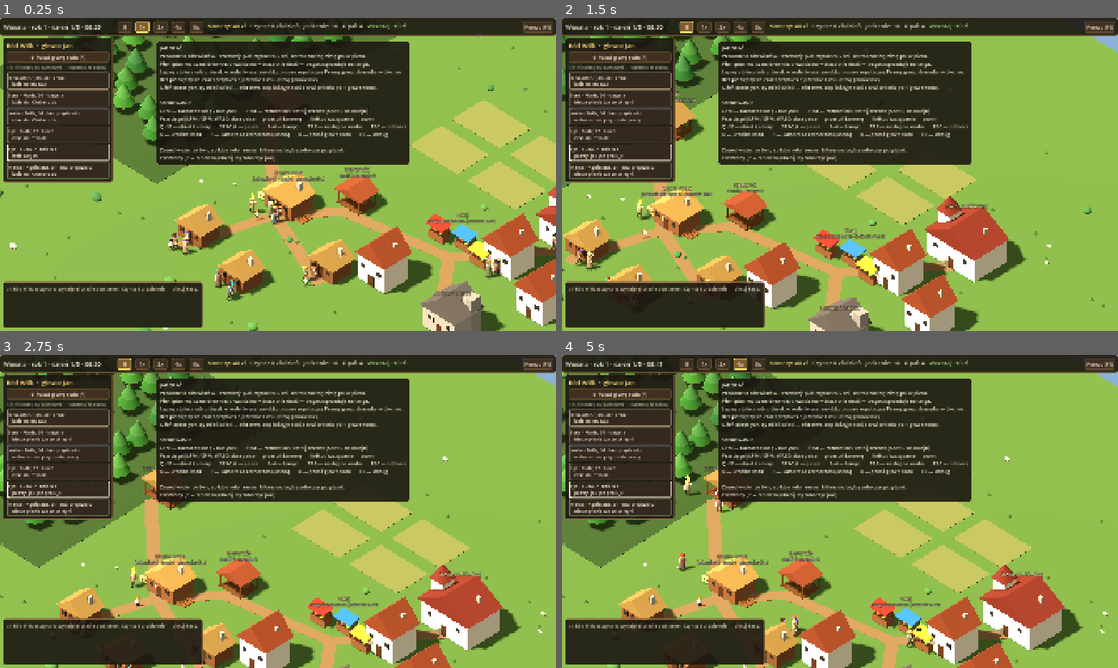
Above: before the commit, frames 1-4 (two rows, left to right).
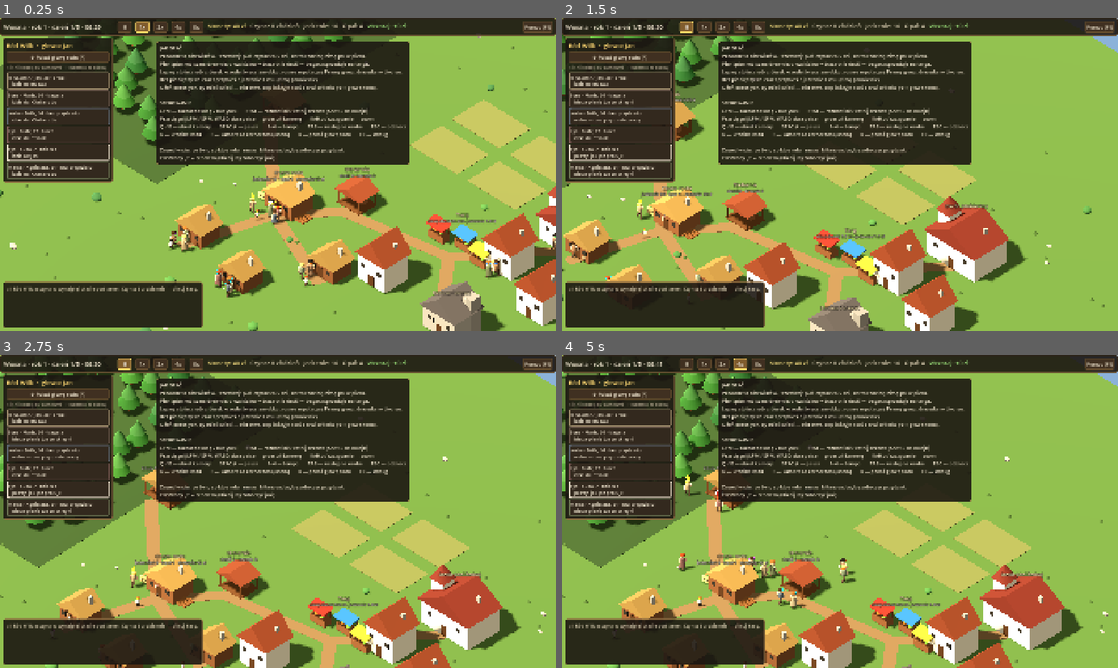
Above: after the commit, the same moments.

Repository: dwdzdc/dynastia
Game: Godot game, scene res://game/main.tscn
Two runs of this game, one before a commit and one after it. Both use one fixed random seed, a clock stepped at 60 frames per second and the inputs below.
Inputs (mouse positions are in pixels of both pictures, inside the frame that each line leads up to):
- Up to frame 1 (0.25 s): no input
- Up to frame 2 (1.5 s): tap Enter at 0.5 s; move the mouse to (962, 158) at 0.52 s; hold D 0.53-1.25 s; tap 1 at 0.6 s; click (962, 158) at 0.67 s; tap Space at 0.77 s; drag from (728, 190) to (812, 237) at 1.27 s
- Up to frame 3 (2.75 s): click "II" at 2 s
- Up to frame 4 (5 s): click "1x" at 2.75 s; click "2x" at 3.5 s; click "4x" at 4.25 s

The runs differ from the first frame. In frame 1, 0.6% of the frame differs, in the area x 30-58%, y 66-91%; in frame 2, 0.2%; in frame 3, less than 0.1%; in frame 4, 0.6%.

Commit message:
L2: robota polowa krokowa - orka/siew/zniwa na konkretnej dzialce, snopy noszone do spichrza dworu; koniec dniowki w srodku dworu
Co-Authored-By: Claude Opus 5.5 <noreply@anthropic.com>

Diff:
--- a/data/balance.json
+++ b/data/balance.json
@@ -430,12 +430,6 @@
   },
   "estate": {
     "building": "manor",
-    "food_per_labor_day": {
-      "spring": 5.0,
-      "summer": 7.0,
-      "autumn": 9.0,
-      "winter": 1.5
-    },
     "reserve_food": 30,
     "sell_to_merchant_per_day": 40
   }
--- a/game/agent_view.gd
+++ b/game/agent_view.gd
@@ -199,6 +199,30 @@
 			arm_l = -0.4
 			arm_r = -0.9 + sin(_t * 3.0) * 0.4
 			crouch = 0.12
+		"labor":
+			match agent.labor_task:
+				"plow":
+					# Pchanie radła: pochylony, ręce przed sobą, wolny krok.
+					lean = 0.45
+					arm_l = -1.3
+					arm_r = -1.3
+					leg = sin(_t * 3.0) * 0.4
+				"sow":
+					# Siew z garści: zamach ręką na bok.
+					arm_r = -1.2 + sin(_t * 4.0) * 0.9
+					arm_l = -0.6
+					leg = sin(_t * 2.0) * 0.25
+				"harvest":
+					# Kosa: zamach oburącz nisko nad ziemią.
+					_tool.visible = true
+					var k := sin(_t * 3.2)
+					arm_l = -0.9 + k * 0.6
+					arm_r = -0.9 + k * 0.6
+					lean = 0.35
+				_:
+					lean = 0.4
+					arm_l = -0.9 + sin(_t * 4.0) * 0.4
+					arm_r = -0.9 - sin(_t * 4.0) * 0.4
 		"play":
 			bob = absf(sin(_t * 6.0)) * 0.35
 			arm_l = -2.6
--- a/sim/agent.gd
+++ b/sim/agent.gd
@@ -29,6 +29,8 @@
 var carrying: String = ""
 var carrying_qty: int = 0
 var carrying_qualities: Array = []
+var carry_to: String = ""           # cudzy towar (np. snopy dworu): budynek, do którego trzeba go zanieść
+var labor_task: String = ""         # przy pracy w polu: plow | sow | harvest (do animacji)
 
 var steps: Array = []
 var plan_kind: String = ""          # eat | sleep | work | chore | rest | child | sick | manual
@@ -89,6 +91,7 @@
 	carrying = ""
 	carrying_qty = 0
 	carrying_qualities = []
+	carry_to = ""
 
 
 func current_step() -> Dictionary:
--- a/sim/ai.gd
+++ b/sim/ai.gd
@@ -37,9 +37,10 @@
 		var home: SimBuilding = w.buildings.get(h.home_id)
 		var hungry := home != null and home.amount("food") < int(cfg["forage_when_food_below"]) \
 			and h.cash < float(cfg["forage_when_cash_below"])
-		# Dwór bez pieniędzy nie zatrudnia: wtedy las zamiast dniówki.
+		# Dwór bez pieniędzy albo bez roboty w polu nie zatrudnia: wtedy las zamiast dniówki.
 		var estate := w.estate_owner()
-		var no_wages := estate == null or estate.cash < float(w.balance["jobs"]["laborer_wage_day"]) * float(workers.size())
+		var no_wages := estate == null or estate.cash < float(w.balance["jobs"]["laborer_wage_day"]) * float(workers.size()) \
+			or w.field_with_work(String(w.balance["estate"]["building"])) == null
 		var foragers := 0
 		for a: SimAgent in workers:
 			var job := String(cfg["default_job"])
--- a/sim/field.gd
+++ b/sim/field.gd
@@ -19,6 +19,9 @@
 var _cfg: Dictionary
 
 const RIPE_EPS := 0.0001   # suma ułamków dób nie trafia równo w 1.0
+const HEAP_INSET := 1.0    # snopy: odległość od narożnika pola
+const SPOT_MARGIN := 0.8   # robotnicy nie stają na samej miedzy
+const TASK_LABELS := { "plow": "orka", "sow": "siew", "harvest": "żniwa" }
 
 
 func _init(spec: Dictionary, cfg: Dictionary) -> void:
@@ -30,6 +33,23 @@
 
 func center() -> Vector2:
 	return rect.get_center()
+
+
+# Gdzie składa się snopy (róg pola od strony drogi).
+func heap_spot() -> Vector2:
+	return rect.end - Vector2(HEAP_INSET, HEAP_INSET)
+
+
+# Miejsce pracy danej osoby na polu: rozrzucone po działce, stałe dla osoby.
+func work_spot(person_seed: int) -> Vector2:
+	var span := rect.size - Vector2(SPOT_MARGIN, SPOT_MARGIN) * 2.0
+	var u := fmod(float(person_seed) * 0.618034, 1.0)
+	var v := fmod(float(person_seed) * 0.381966 + 0.37, 1.0)
+	return rect.position + Vector2(SPOT_MARGIN, SPOT_MARGIN) + Vector2(span.x * u, span.y * v)
+
+
+func has_work(season: String) -> bool:
+	return heap > 0 or task(season) != ""
 
 
 # Co jest teraz do zrobienia na polu w tej porze roku ("" = nic).
--- a/sim/jobs.gd
+++ b/sim/jobs.gd
@@ -23,6 +23,7 @@
 var work_acts: Array = ["chop", "forage", "labor"]  # czynności, które są pracą (+ z receptur)
 
 const BASE_WORK_ACTS := ["chop", "forage", "labor"]
+const IDLE_AT_MANOR := Vector2(2.0, 1.0)   # gdzie czeka robotnik, gdy w polu nie ma roboty
 const AT_DOOR := 1.0   # skrzynia: trzeba stać przy drzwiach domu (albo w środku)
 
 
@@ -504,11 +505,28 @@
 	if a.carrying != "":
 		_plan_deliver_carried(a)
 		return
-	var manor: SimBuilding = w.building("manor")
+	# Robota w polu (L2): orka, siew, żniwa na konkretnej działce dworu, snopy do spichrza.
+	var manor: SimBuilding = w.building(String(w.balance["estate"]["building"]))
+	var f := w.field_with_work(manor.id)
+	if f == null:
+		_walk(a, manor.door() + IDLE_AT_MANOR, "idzie do dworu spytać o robotę")
+		_wait(a, "dwór nie ma dziś roboty w polu")
+		return
+	var season := w.clock.current_season()
+	var t := f.task(season)
+	if f.heap > 0 and (t == "" or f.heap >= int(w.balance["carry"]["food"])):
+		_walk(a, f.heap_spot(), "idzie po snopy na pole")
+		_do(a, "field_pickup", f.id)
+		_walk(a, manor.door(), "niesie snopy do spichrza: %s" % manor.name)
+		_do(a, "deposit", manor.id)
+		return
 	var s: Dictionary = w.balance["schedule"]
 	var left := (float(s["work_end"]) - w.clock.time_of_day()) * w.clock.day_seconds
-	_walk(a, manor.door(), "idzie na dniówkę do dworu")
-	_act(a, "labor", maxf(left, 1.0), "pracuje na dniówce w dworze", manor.id)
+	var label := String(SimField.TASK_LABELS[t])
+	_walk(a, f.work_spot(a.person_id), "idzie w pole dworu: %s" % label)
+	_act(a, "labor", maxf(left, 1.0), "%s na polu dworu (dniówka)" % label)
+	a.steps[a.steps.size() - 1]["field"] = f.id
+	a.steps[a.steps.size() - 1]["task"] = t
 
 
 # Obowiązki domowe (każdy dorosły po pracy i bez przydziału).
@@ -654,6 +672,11 @@
 	if _home(a) == null and a.carrying in ["food", "log"]:
 		a.clear_carry()
 		_wait(a, "nie ma dokąd tego zanieść — bez domu")
+		return
+	if a.carry_to != "":
+		var owner: SimBuilding = w.building(a.carry_to)
+		_walk(a, owner.door(), "odnosi cudzy towar: %s → %s" % [w.good_label(a.carrying), owner.name])
+		_do(a, "deposit", owner.id)
 		return
 	var dest := ""
 	match a.carrying:
@@ -743,6 +766,8 @@
 		"return_coins":
 			_return_coins(a)
 			return true
+		"field_pickup":
+			return _fx_field_pickup(a, String(step["arg"]))
 		"take_coins":
 			return _fx_take_coins(a, float(step["arg"]))
 		"buy_food":
@@ -790,6 +815,20 @@
 	a.dinner_day = w.clock.day_index()
 	if a.needs["food"] < float(w.balance["needs"]["food"]["dinner_eat_below"]):
 		_fx_eat(a)
+
+
+# Snopy z pola: towar właściciela pola, idzie do jego spichrza (nie do domu robotnika).
+func _fx_field_pickup(a: SimAgent, field_id: String) -> bool:
+	var f := w.field_by_id(field_id)
+	if f == null or f.heap <= 0 or a.position.distance_to(f.heap_spot()) > AT_DOOR:
+		return false
+	var n := mini(f.heap, int(w.balance["carry"]["food"]))
+	f.heap -= n
+	a.carrying = "food"
+	a.carrying_qty = n
+	a.carrying_qualities = []
+	a.carry_to = f.owner_building
+	return true
 
 
 func _fx_take_coins(a: SimAgent, amt: float) -> bool:
--- a/sim/world.gd
+++ b/sim/world.gd
@@ -532,6 +532,7 @@
 	a.inside = inside
 	if jobs.is_work(act) and not s.has("will"):
 		_check_will(a, s, act)
+	a.labor_task = String(s.get("task", ""))
 	if act == "labor":
 		_labor(a, s, dt)
 	if jobs.is_work(act):
@@ -550,8 +551,24 @@
 			a.steps.clear()
 
 
-# Dniówka na folwarku (H7): pracodawca to ród właściciela dworu. Płaci z własnej kasy,
-# a praca daje plon (jedzenie) do spiżarni dworu, zależny od pory roku.
+# Dniówka na folwarku (H7, L2): pracodawca to ród właściciela dworu. Płaci z własnej
+# kasy za czas pracy na jego polach; plon to zebrane i zniesione snopy.
+# Pole właściciela (budynku), na którym jest dziś robota albo snopy do zniesienia.
+func field_with_work(owner_building: String) -> SimField:
+	var season := clock.current_season()
+	for f: SimField in fields:
+		if f.owner_building == owner_building and f.has_work(season):
+			return f
+	return null
+
+
+func field_by_id(id: String) -> SimField:
+	for f: SimField in fields:
+		if f.id == id:
+			return f
+	return null
+
+
 func estate_owner() -> SimHousehold:
 	var b: SimBuilding = building(String(balance["estate"]["building"]))
 	var best: SimHousehold = null
@@ -573,12 +590,16 @@
 		return
 	employer.pay(wage)
 	earn_for(a, wage)
-	var est: Dictionary = balance["estate"]
-	var acc := float(s.get("yield_acc", 0.0)) + float(est["food_per_labor_day"].get(clock.current_season(), 0.0)) * share
-	var n := int(floor(acc))
-	s["yield_acc"] = acc - n
-	if n > 0:
-		building(String(est["building"])).add("food", n)
+	# Praca posuwa robotę na konkretnym polu (L2); po skończonym zadaniu nowy plan.
+	var f := field_by_id(String(s.get("field", "")))
+	if f == null:
+		s["left"] = 0.0
+		return
+	var done := f.work(clock.current_season(), dt * a.age_eff * float(s["will"]) * a.trait_mult("labor"))
+	if done != "":
+		s["left"] = 0.0
+		if done == "harvest":
+			note("Żniwa skończone na polu (%s): %d snopów do zniesienia." % [building(f.owner_building).name, f.heap], "info", f.heap_spot())
 
 
 # Dwór sprzedaje nadwyżkę plonów kupcowi (pieniądze wracają do dworu i dalej do ludzi).
--- a/tests/run_tests.gd
+++ b/tests/run_tests.gd
@@ -78,6 +78,7 @@
 	_test_buyers_pay_from_own_money()
 	_test_traveling_traders()
 	_test_estate_pays_wages()
+	_test_field_work()
 	_test_world_deterministic()
 	_test_world_30_days_autonomous()
 	_test_economy_chain_produces_income()
@@ -1133,19 +1134,64 @@
 	var est = w.estate_owner()
 	check("the manor household is the employer", est != null and w.family.persons[est.members[0]].surname == "Dworski")
 	var a = w.agent_by_id(_named(w.family, "Piotr").agent_id)
-	var s := { "t": "act", "act": "labor", "left": 100.0, "why": "dniówka", "will": 1.0 }
+	var f = w.fields[0]
+	var s := { "t": "act", "act": "labor", "left": 100.0, "why": "dniówka", "will": 1.0, "field": f.id, "task": "plow" }
 	var est0: float = est.cash
 	var hh0: float = w.household.cash + w.family.persons[a.person_id].purse
-	var food0: int = w.building("manor").amount("food")
 	for i in 60:
 		w._labor(a, s, 1.0)
 	var paid: float = est0 - est.cash
 	check("wage is paid from the employer's cash to the worker", paid > 0.0 and is_equal_approx(w.household.cash + w.family.persons[a.person_id].purse - hh0, paid))
-	check("estate work yields food for the manor", w.building("manor").amount("food") > food0)
+	check("estate work advances work on a concrete field", f.work_done > 0.0)
 	est.cash = 0.0
 	s["left"] = 100.0
 	w._labor(a, s, 1.0)
 	check("employer without money stops paying and sends people home", float(s["left"]) <= 0.0)
+
+
+# L2: robotnik dworu idzie na konkretne pole i robi to, co jest w tej porze do zrobienia;
+# snopy niesie do spichrza dworu, nie do własnego domu; bez roboty w polu czeka z powodem.
+func _test_field_work() -> void:
+	var w = _new_world()
+	var a = w.agent_by_id(_named(w.family, "Piotr").agent_id)
+	a.job = "laborer"
+	w.clock.set_time(0, float(w.balance["schedule"]["work_start"]) + 0.05)
+	w.jobs.release(a)
+	a.steps.clear()
+	w.jobs._plan_laborer(a)
+	var st: Dictionary = a.steps[a.steps.size() - 1]
+	check("spring: laborer goes to plow a field, outside, visible", st.get("act") == "labor" and st.get("task") == "plow" and st.get("inside", "") == "")
+	var f = w.field_by_id(String(st["field"]))
+	a.position = f.work_spot(a.person_id)
+	a.steps = [st]
+	st["will"] = 1.0
+	st["left"] = 99999.0
+	for i in 3000:
+		if a.steps.is_empty():
+			break
+		w._act(a, st, 1.0)
+	check("enough work plows the field and ends the shift step", f.stage == "plowed")
+	f.stage = "stubble"
+	f.heap = 12
+	var food0: int = w.building("manor").amount("food")
+	a.steps.clear()
+	w.jobs._plan_laborer(a)
+	check("harvest on the field is carried, not left", a.steps.any(func(x): return x["t"] == "do" and x["fn"] == "field_pickup"))
+	a.position = f.heap_spot()
+	w.jobs._fx_field_pickup(a, f.id)
+	var home_food: int = w.home().amount("food")
+	a.steps.clear()
+	w.jobs._plan_deliver_carried(a)
+	check("sheaves go to the owner's granary even after an interrupted plan", a.steps[0]["to"].distance_to(w.building("manor").door()) < 0.01)
+	a.position = w.building("manor").door()
+	w.jobs._fx_deposit(a, "manor")
+	check("manor granary gets the crop, the worker's home does not", w.building("manor").amount("food") > food0 and w.home().amount("food") == home_food)
+	for g in w.fields:
+		g.stage = "sown"
+		g.heap = 0
+	a.steps.clear()
+	w.jobs._plan_laborer(a)
+	check("no field work: laborer says so instead of vanishing", String(a.steps[a.steps.size() - 1]["why"]).contains("nie ma dziś roboty"))
 
 
 func _state_sig(w) -> String:
Not shown, changed: progress.md
